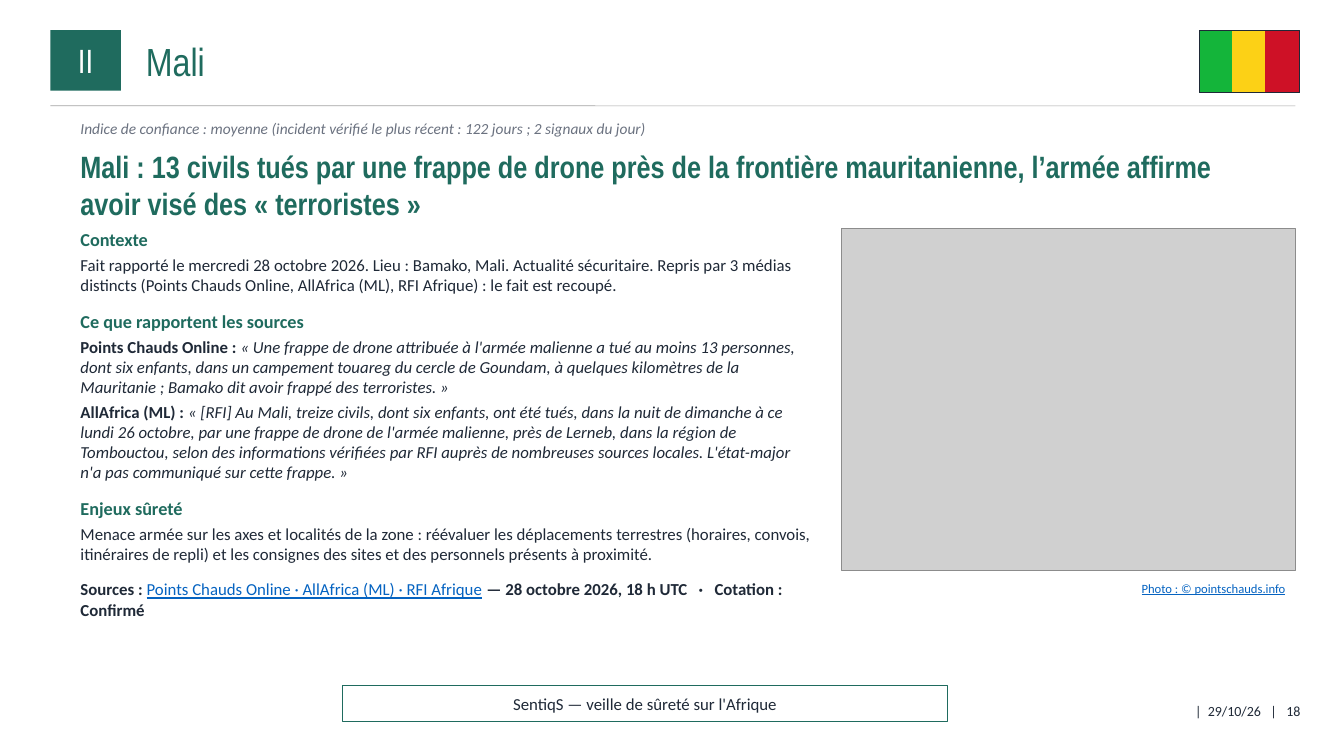
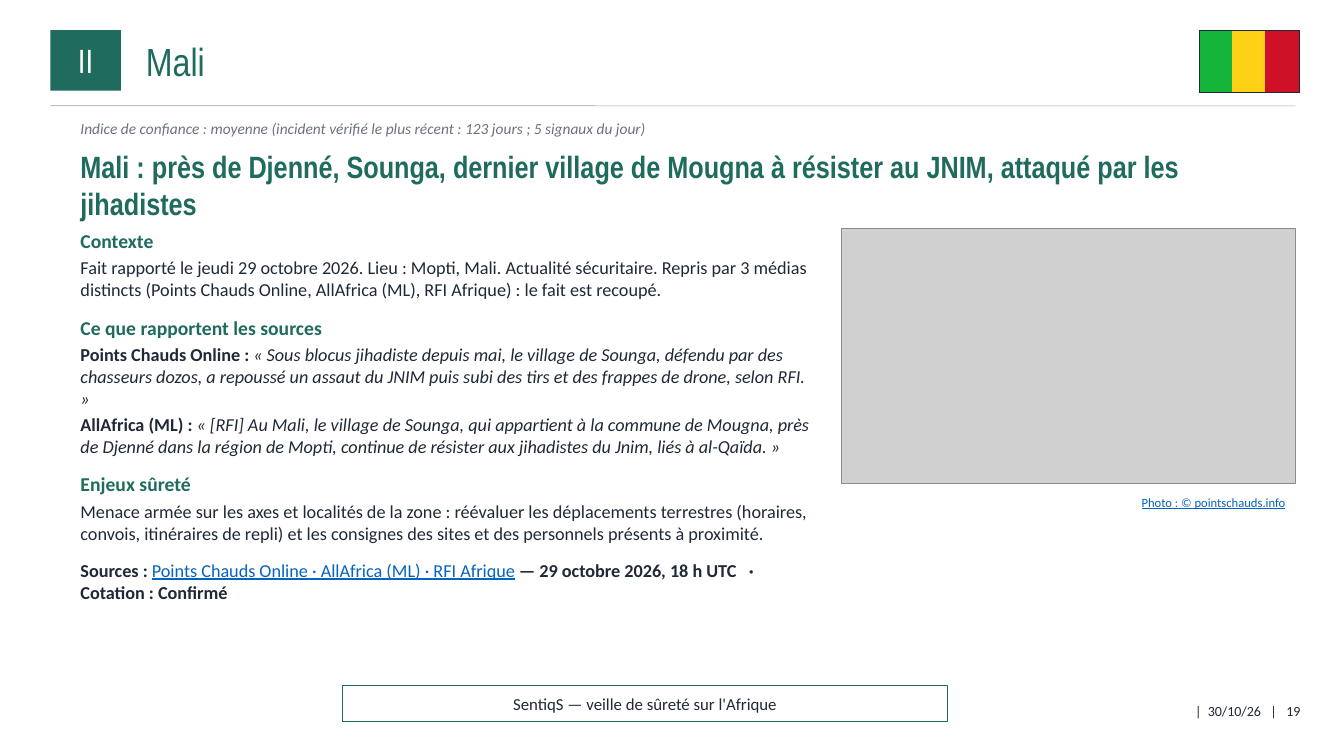
Before and after one commit to ytl1-ops/SentiqS, a slide deck: slide 19 of web/rapports/mensuel/2026-10.pptx (slide 18 before the commit). Drawn at 1344x756 pixels with LibreOffice and Linux fonts; fonts in the diff are those of the drawing; grey boxes stand for pictures. Boxes give left, top, right and bottom in pixels: in the first picture for what was removed or moved away, otherwise in the second. Text is boxed around its words. In the diff, an @@ line names an element or a change of style, - is before the commit and + after.

```diff
--- a/web/rapports/mensuel/2026-10.pptx
+++ b/web/rapports/mensuel/2026-10.pptx
@@ text at [80,123,645,137]: text changed @@
-Indice de confiance : moyenne (incident vérifié le plus récent : 122 jours ; 2 signaux du jour)
+Indice de confiance : moyenne (incident vérifié le plus récent : 123 jours ; 5 signaux du jour)
@@ text at [80,155,1179,221]: text changed @@
-Mali : 13 civils tués par une frappe de drone près de la frontière mauritanienne, l’armée affirme avoir visé des « terroristes »
+Mali : près de Djenné, Sounga, dernier village de Mougna à résister au JNIM, attaqué par les jihadistes
@@ text at [80,235,806,543]: size 13 to 14 pt in "Contexte", "Ce que rapportent les sources", "Enjeux sûreté"; size 12 to 13 pt in "Menace armée sur les axes et localités ..." @@
@@ picture: place and size @@
-picture at [842,229,1296,571]
+picture at [842,229,1296,484]
@@ text at [80,261,807,299]: text changed; size 12 to 13 pt @@
-Fait rapporté le mercredi 28 octobre 2026. Lieu : Bamako, Mali. Actualité sécuritaire. Repris par 3 médias distincts (Points Chauds Online, AllAfrica (ML), RFI Afrique) : le fait est recoupé.
+Fait rapporté le jeudi 29 octobre 2026. Lieu : Mopti, Mali. Actualité sécuritaire. Repris par 3 médias distincts (Points Chauds Online, AllAfrica (ML), RFI Afrique) : le fait est recoupé.
@@ text at [80,348,809,456]: text changed; size 12 to 13 pt @@
-Points Chauds Online : « Une frappe de drone attribuée à l'armée malienne a tué au moins 13 personnes, dont six enfants, dans un campement touareg du cercle de Goundam, à quelques kilomètres de la Mauritanie ; Bamako dit avoir frappé des terroristes. »
-AllAfrica (ML) : « [RFI] Au Mali, treize civils, dont six enfants, ont été tués, dans la nuit de dimanche à ce lundi 26 octobre, par une frappe de drone de l'armée malienne, près de Lerneb, dans la région de Tombouctou, selon des informations vérifiées par RFI auprès de nombreuses sources locales. L'état-major n'a pas communiqué sur cette frappe. »
+Points Chauds Online : « Sous blocus jihadiste depuis mai, le village de Sounga, défendu par des chasseurs dozos, a repoussé un assaut du JNIM puis subi des tirs et des frappes de drone, selon RFI. »
+AllAfrica (ML) : « [RFI] Au Mali, le village de Sounga, qui appartient à la commune de Mougna, près de Djenné dans la région de Mopti, continue de résister aux jihadistes du Jnim, liés à al-Qaïda. »
@@ text "Photo : © pointschauds.info": place and size @@
-text "Photo : © pointschauds.info" at [1142,584,1286,595]
+text "Photo : © pointschauds.info" at [1142,498,1286,509]
@@ text at [80,564,736,599]: text changed; size 12 to 13 pt @@
-Sources : Points Chauds Online · AllAfrica (ML) · RFI Afrique — 28 octobre 2026, 18 h UTC · Cotation : Confirmé
+Sources : Points Chauds Online · AllAfrica (ML) · RFI Afrique — 29 octobre 2026, 18 h UTC · Cotation : Confirmé
@@ text at [1208,706,1300,717]: text changed @@
-| 29/10/26 | 18
+| 30/10/26 | 19
```
Also in this commit, not shown: 39 other slides changed, 2 slides added, 1 slide removed, 10 other files.
